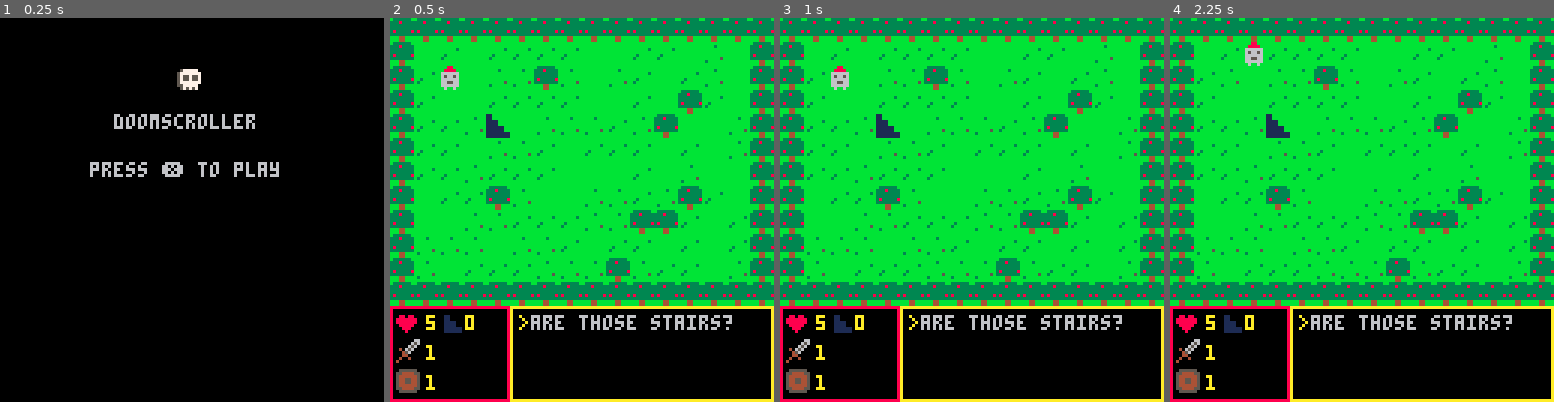
Above: before the commit, frames 1-4 (left to right).
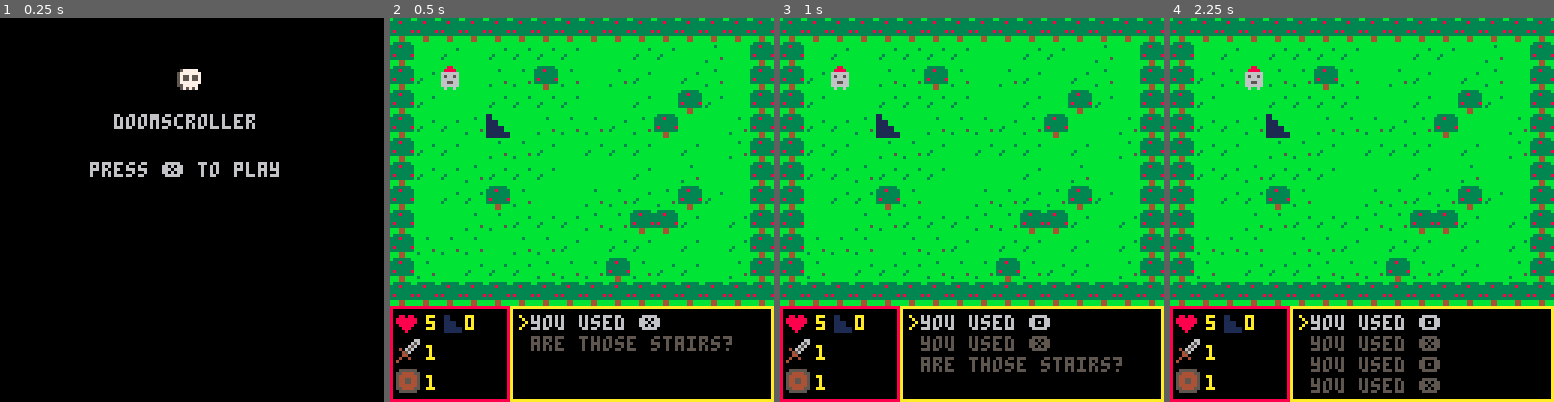
Above: after the commit, the same moments.

Repository: OmniWode/doomscroller
Game: PICO-8 cartridge doomscroller.p8
Same seed, same stepped clock (60 frames per second), same inputs: the game is played once before the commit and once after it.
Inputs:
- Up to frame 1 (0.25 s): no input
- Up to frame 2 (0.5 s): tap X (X key) at 0.33 s
- Up to frame 3 (1 s): tap O (Z key) at 0.7 s
- Up to frame 4 (2.25 s): tap X (X key) at 1.07, 1.85 s; hold Right 1.6-2.1 s; tap O (Z key) at 1.7, 2.1 s; hold Up from 2.15 s (still down)

Frame 1 is identical in both runs. In frame 2, 1.7% of the frame differs, in the area x 36-90%, y 77-87%; in frame 3, 2.3%; in frame 4, 3.0%, in the area x 19-90%, y 6-98%.

Commit message:
improved action logging

Diff:
--- a/doomscroller.p8
+++ b/doomscroller.p8
@@ -67,7 +68,13 @@
 function update_game()
 	if (not game_over) then
 		update_map()
-		move_player()
+
+		if (p.turn) then
+			player_turn()
+		else
+			world_turn()
+		end
+
 		check_win_lose()
 	else
 		if (btnp(5)) extcmd("reset")
@@ -115,6 +122,13 @@
 function update_map()
 
 end
+
+
+function world_turn()
+	--add(log,"a haunting silence",1)
+	p.turn=true
+end
+
 
 function draw_map()
 	if (level==0) then
@@ -265,6 +279,7 @@
 
 function make_player()
 	p={}
+	p.turn=true
 	p.x=2
 	p.y=2
 	p.w=8
@@ -279,20 +294,37 @@
 	spr(p.spr,(p.x%16)*p.w,(p.y%16)*p.h)
 end
 
-function move_player()
+function player_turn()
+	--stop("halt")
 	newx=p.x
 	newy=p.y
 
-	if (btnp(0)) newx-=1
-	if (btnp(1)) newx+=1
-	if (btnp(2)) newy-=1
-	if (btnp(3)) newy+=1
+	if (btnp(0)) then
+		newx-=1
+		p.turn=false
+	elseif (btnp(1)) then
+		newx+=1
+		p.turn=false
+	elseif (btnp(2)) then
+		newy-=1
+		p.turn=false
+	elseif (btnp(3)) then
+		newy+=1
+		p.turn=false
+	elseif (btnp(4)) then
+		add(log,"you used 🅾️",1)
+		p.turn=false
+	elseif (btnp(5)) then
+		add(log,"you used ❎",1)
+		p.turn=false
+	end
 
 	--interact(newx, newy)
 
 	if (can_move(newx,newy)) then
 		p.x=newx
 		p.y=newy
+
 	else
 		interact(newx, newy)
 	end
